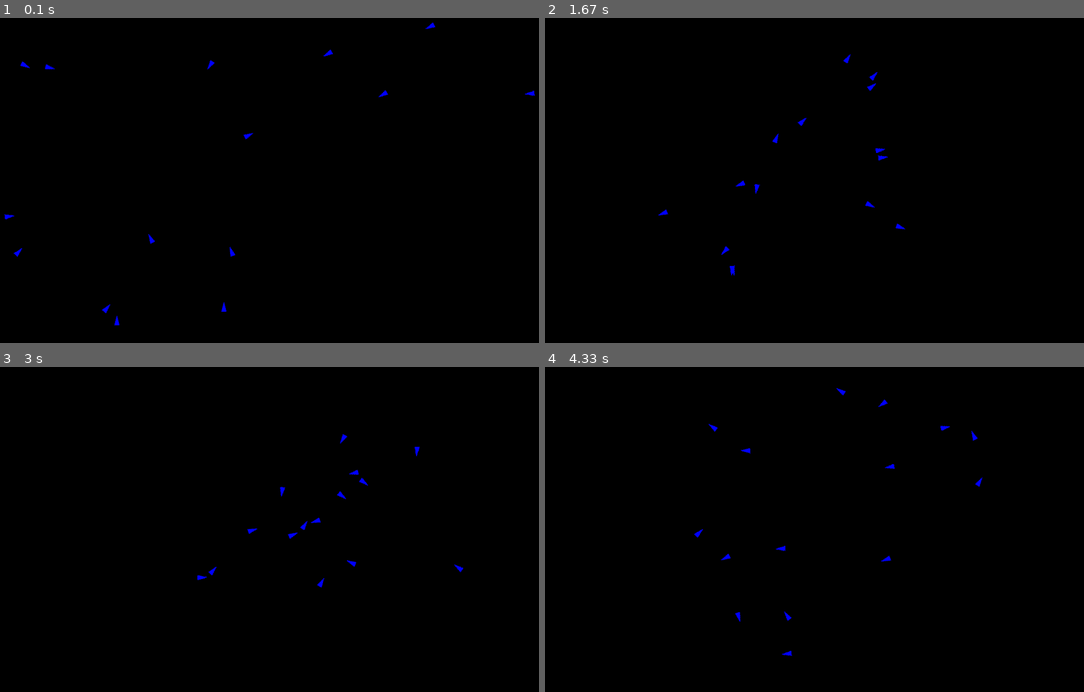
Above: before the commit, frames 1-4 (two rows, left to right).
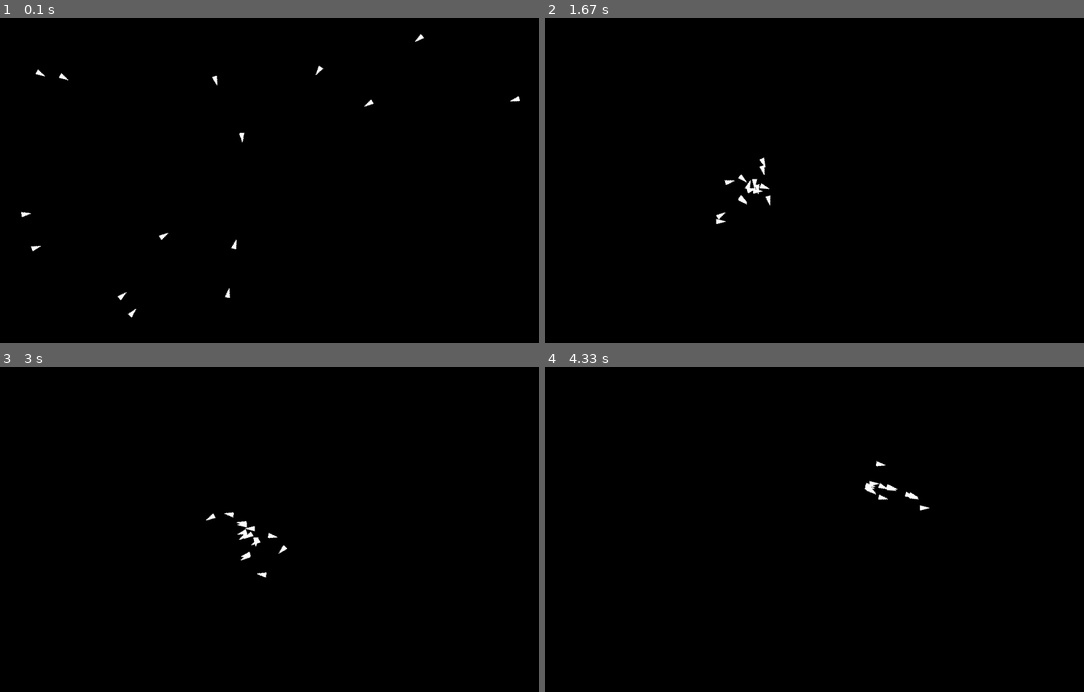
Above: after the commit, the same moments.

Repository: sweemeng/pygame-boids
Game: pygame game, started from main.py
Same seed, same stepped clock (60 frames per second), same inputs: the game is played once before the commit and once after it.
Inputs (mouse positions are in pixels of both pictures, inside the frame that each line leads up to):
- Up to frame 1 (0.1 s): no input
- Up to frame 2 (1.67 s): click (787, 196) at 0.43 s; click (814, 203) at 0.8 s; click (625, 131) at 1.2 s; click (1030, 300) at 1.6 s
- Up to frame 3 (3 s): move the mouse to (280, 419) at 1.87 s; click (280, 419) at 2 s; move the mouse to (237, 620) at 2.27 s; click (237, 620) at 2.4 s; click (247, 474) at 2.8 s
- Up to frame 4 (4.33 s): click (728, 461) at 3.2 s; click (970, 503) at 3.6 s; move the mouse to (997, 523) at 3.87 s; click (997, 523) at 4 s; move the mouse to (938, 474) at 4.27 s

The runs differ from the first frame. In frame 1, 0.6% of the frame differs, in the area x 0-100%, y 1-95%; in frame 2, 0.5%; in frame 3, 0.5%; in frame 4, 0.5%.

Commit message:
Clean up use mouse

Diff:
--- a/boid.py
+++ b/boid.py
@@ -27,9 +27,6 @@
         self.new_v = self.velocity
 
     def update(self):
-        print("pos:",self.pos)
-        print("new_v:",self.new_v)
-        print("velocity:",self.velocity)
 
         self.velocity = self.new_v
         new_pos = self.pos + self.velocity
@@ -44,9 +41,8 @@
 
 class Behavior:
     def __init__(self,
-            min_distance=1,
-            max_distance=1,
-            center_factor=100,
+            min_distance=20,
+            center_factor=25,
             match_factor=16,
             width=1280,
             height=720,
@@ -54,13 +50,14 @@
             roam=False,
             ):
         self.min_distance = min_distance
-        self.max_distance = max_distance
         self.center_factor = center_factor
         self.match_factor = match_factor
         self.height = height
         self.width = width
         self.speed_limit = speed_limit
         self.roam=roam
+        self.fav_point = Vector2((self.width/2, self.height/2))
+
 
     def change_state(self, boids):
         for boid in boids:
@@ -112,13 +109,13 @@
 
     def avoid_edge(self, boid):
         new_v = Vector2()
-        if boid.pos.y <= 20:
+        if boid.pos.y <= 5:
             new_v.y = 2
-        if boid.pos.y >= self.height - 20:
+        if boid.pos.y >= self.height - 5:
             new_v.y = -2
-        if boid.pos.x <= 20:
+        if boid.pos.x <= 5:
             new_v.x = 2
-        if boid.pos.x >= self.width - 20:
+        if boid.pos.x >= self.width - 5:
             new_v.x = -2
         return new_v
 
@@ -130,9 +127,15 @@
 
     def fav_place(self, boid, roam=False):
         if roam:
-            x = random.uniform(0, self.width-50)
-            y = random.uniform(0, self.height-50)
-            point = Vector2((x, y))
+            x = random.uniform(0, self.width-5)
+            y = random.uniform(0, self.height-5)
+            corner = [
+                (20, 20),
+                (1260, 20),
+                (20, 700),
+                (1260, 700),
+            ]
+            point = Vector2(random.choice(corner))
         else:
-            point = Vector2((self.width/2, self.height/2))
-        return (point - boid.pos) / self.center_factor
+            point = self.fav_point
+        return (point - boid.pos) / 10
--- a/main.py
+++ b/main.py
@@ -1,20 +1,22 @@
 import random
 
 import pygame
+from pygame.math import Vector2
 from boid import Boid, Behavior
 
 
 WIDTH = 1280
 HEIGHT = 720
 BOID_COUNT = 15
-ROAMING = True
+ROAMING = False
 
 def boid_factory(count=10):
     for _ in range(count):
         x = random.uniform(10, WIDTH-10)
         y = random.uniform(10, HEIGHT-10)
+        color = (255,255,255)
         velocity = (random.uniform(-1,1), random.uniform(-1,1))
-        boid = Boid((x, y), velocity=velocity)
+        boid = Boid((x, y), velocity=velocity, color=color)
         yield boid
 
 
@@ -33,6 +35,9 @@
         for event in pygame.event.get():
             if event.type == pygame.QUIT:
                 running = False
+            elif event.type == pygame.MOUSEBUTTONDOWN:
+                print(event.pos)
+                behavior.fav_point = Vector2(event.pos)
         behavior.change_state(all_sprites)
 
         screen.fill((0,0,0))
